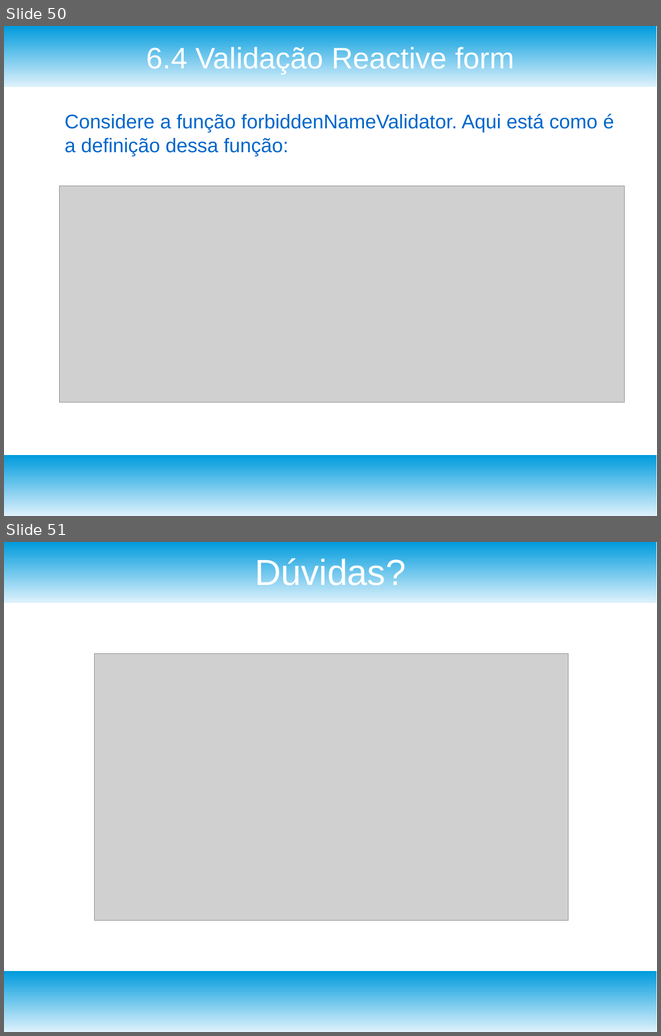
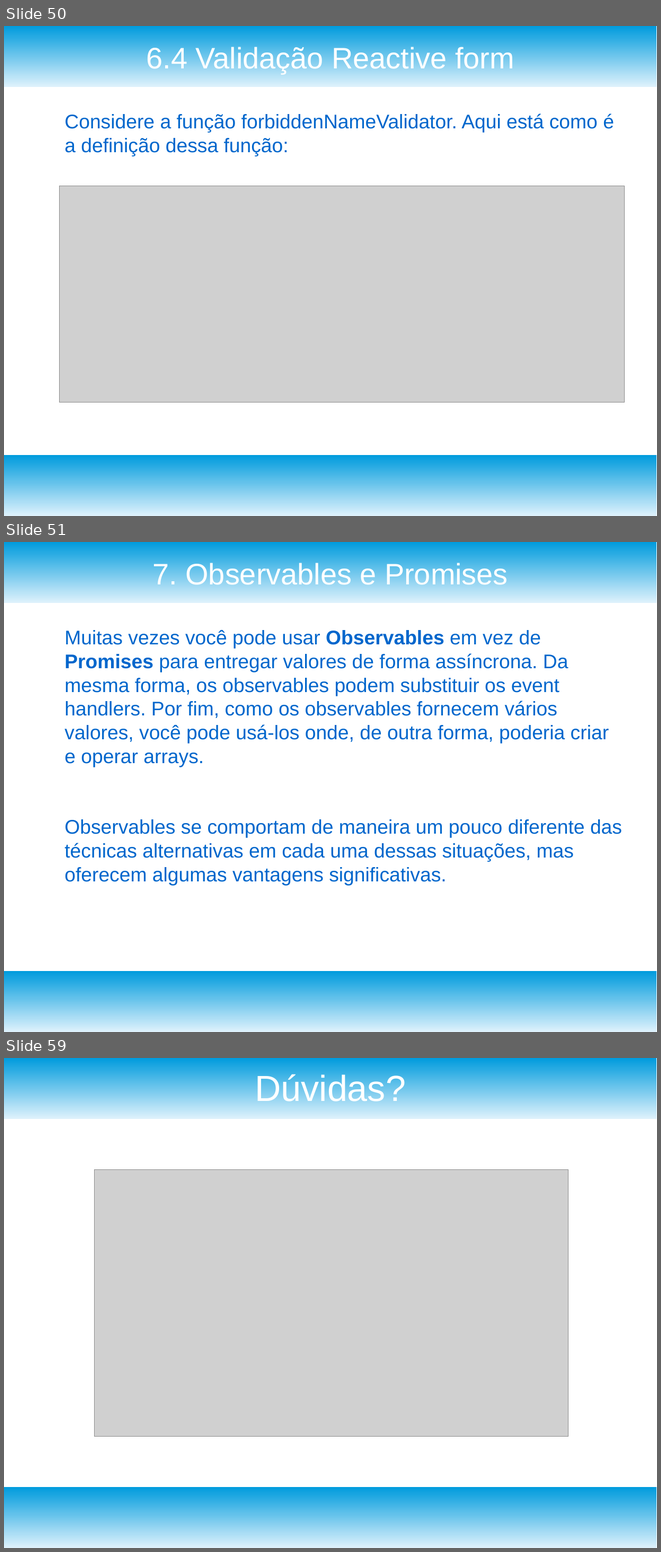
Before and after one commit to josivanribeiro/treinamentoangular, a slide deck: TreinamentoAngular_Aula_3.odp. Shown one above the other, each under a label of ours: slides 50 and 51 before the commit, slides 50, 51 and 59 after it; the slides between them are not shown. The pictures are 661x1036 and 661x1552 pixels, drawn with LibreOffice and Linux fonts; fonts in the diff are those of the drawing; grey boxes stand for pictures. Boxes give left, top, right and bottom in pixels: in the first picture for what was removed or moved away, otherwise in the second. Text is boxed around its words. In the diff, an @@ line names an element or a change of style, - is before the commit and + after.

Commit message:
Adicionado conteudo sobre observables

```diff
--- a/TreinamentoAngular_Aula_3.odp
+++ b/TreinamentoAngular_Aula_3.odp
@@ slide 51 added at [4,542,657,1032], background #FFFFFF; not listed: 2 template elements that a slide beside it also shows @@
@@ title added at [153,561,508,590], 36 pt, text #FFFFFF @@
+7. Observables e Promises
@@ text added at [64,630,622,885], 24 pt, text #0066CC @@
+Muitas vezes você pode usar Observables em vez de Promises para entregar valores de forma assíncrona. Da mesma forma, os observables podem substituir os event handlers. Por fim, como os observables fornecem vários valores, você pode usá-los onde, de outra forma, poderia criar e operar arrays.
+Observables se comportam de maneira um pouco diferente das técnicas alternativas em cada uma dessas situações, mas oferecem algumas vantagens significativas.
@@ what was slide 51 is now slide 59 @@
```
Also in this commit, not shown: 1 slide changed, 7 other slides added.
